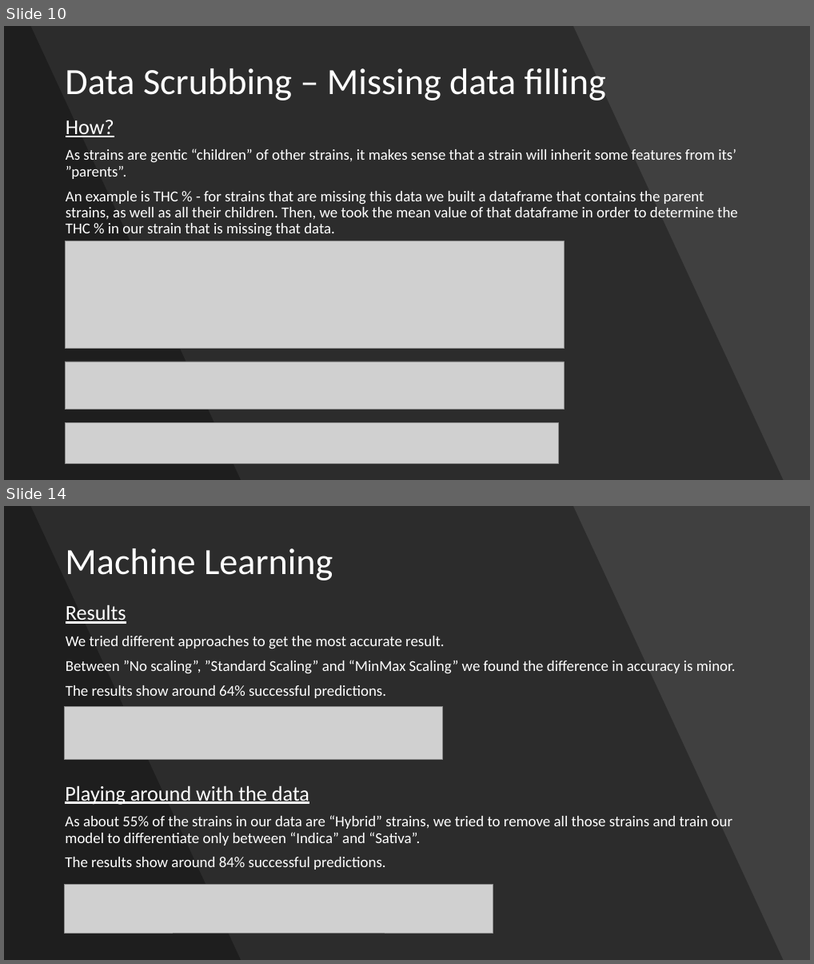
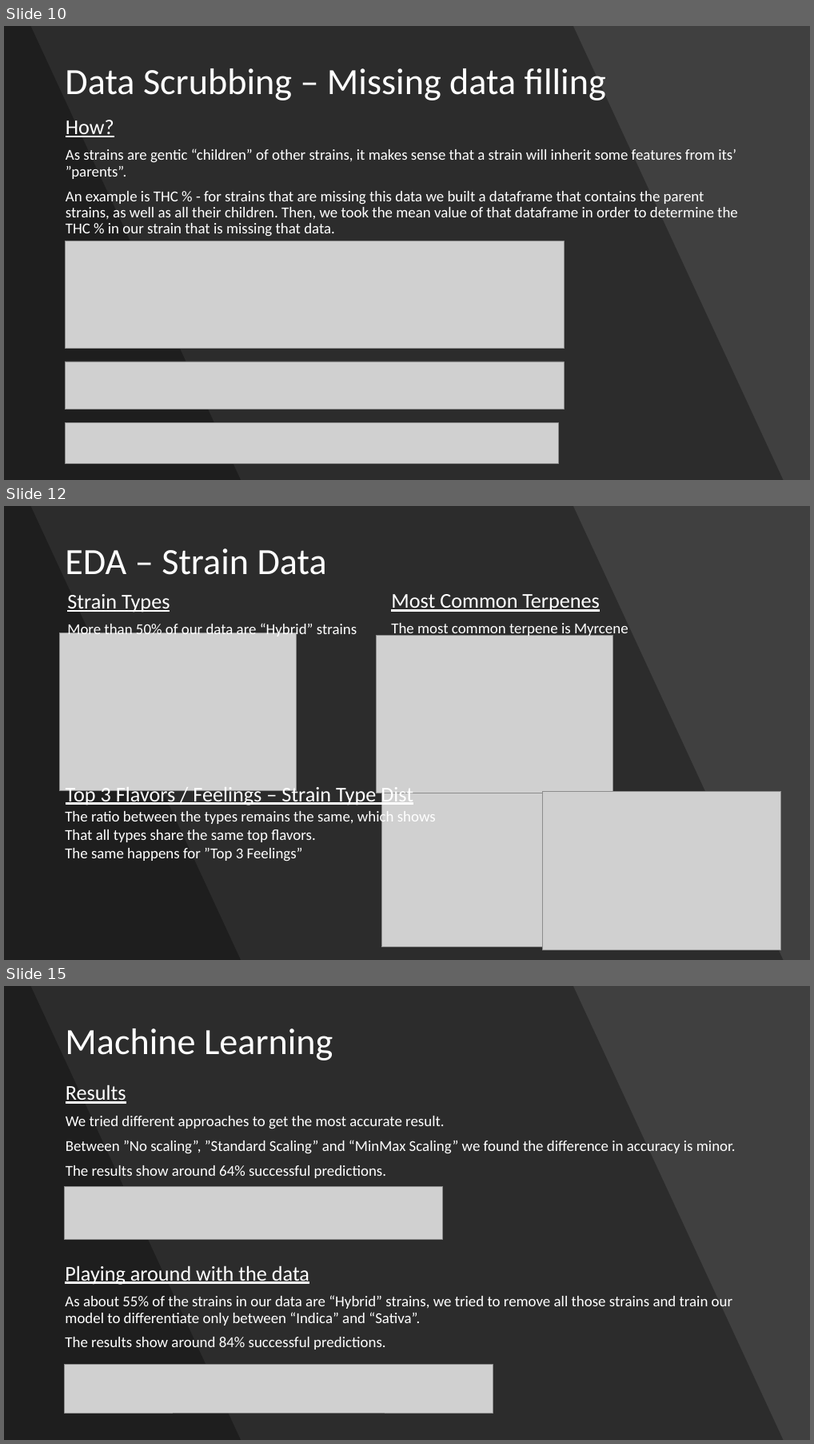
Before and after one commit to DanielOfir/Cannabis-Analysis, a slide deck: Cannabis Analysis.pptx. Shown one above the other, each under a label of ours: slides 10 and 14 before the commit, slides 10, 12 and 15 after it; the slides between them are not shown. The pictures are 814x964 and 814x1444 pixels, drawn with LibreOffice and Linux fonts; fonts in the diff are those of the drawing; grey boxes stand for pictures. Boxes give left, top, right and bottom in pixels: in the first picture for what was removed or moved away, otherwise in the second. Text is boxed around its words. In the diff, an @@ line names an element or a change of style, - is before the commit and + after.

```diff
--- a/Cannabis Analysis.pptx
+++ b/Cannabis Analysis.pptx
@@ slide 12 added at [4, 506, 810, 960], background #404040 @@
@@ freeform shape added at [4, 506, 784, 960], fill #000000 at 30% opacity @@
@@ freeform shape added at [4, 506, 241, 960], fill #000000 at 30% opacity @@
@@ title added at [65, 548, 327, 575], 44 pt, text #FFFFFF @@
+EDA – Strain Data
@@ text added at [67, 594, 170, 612], 25 pt, text #FFFFFF, underline @@
+Strain Types
@@ text added at [391, 594, 600, 612], 25 pt, text #FFFFFF, underline @@
+Most Common Terpenes
@@ text added at [67, 622, 357, 639], 18 pt, text #FFFFFF @@
+More than 50% of our data are “Hybrid” strains
@@ text added at [391, 623, 629, 638], 18 pt, text #FFFFFF @@
+The most common terpene is Myrcene
@@ picture added at [60, 632, 297, 790] @@
@@ picture added at [377, 635, 614, 792] @@
@@ text added at [66, 784, 414, 806], 25 pt, text #FFFFFF, underline @@
+Top 3 Flavors / Feelings – Strain Type Dist
@@ picture added at [382, 792, 613, 947] @@
@@ picture added at [543, 791, 782, 950] @@
@@ text added at [65, 809, 436, 861], 18 pt, text #FFFFFF @@
+The ratio between the types remains the same, which shows
+That all types share the same top flavors.
+The same happens for ”Top 3 Feelings”
@@ what was slide 14 is now slide 15 @@
```
Also in this commit, not shown: 3 slides changed, 7 other files.
